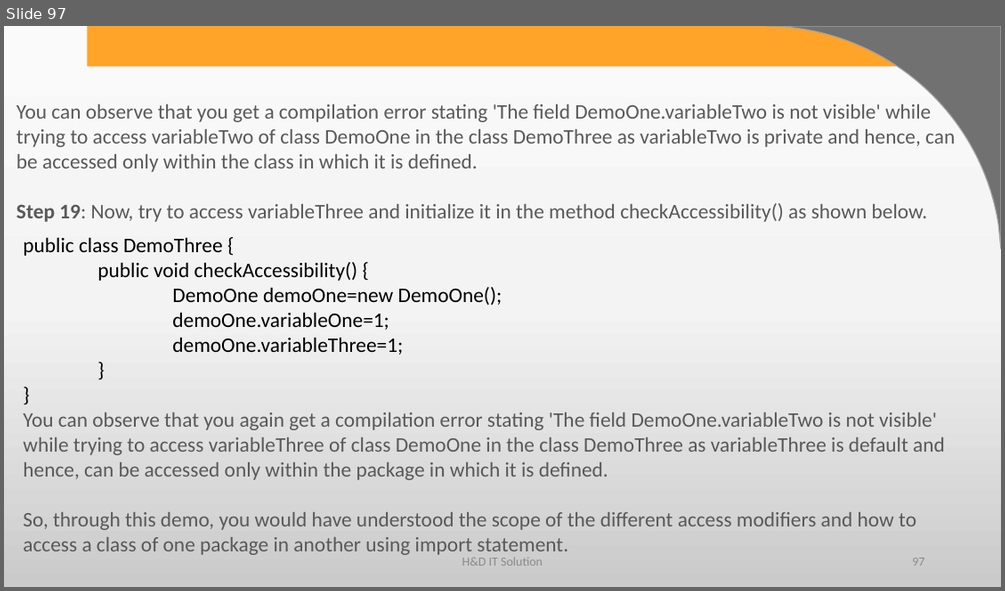
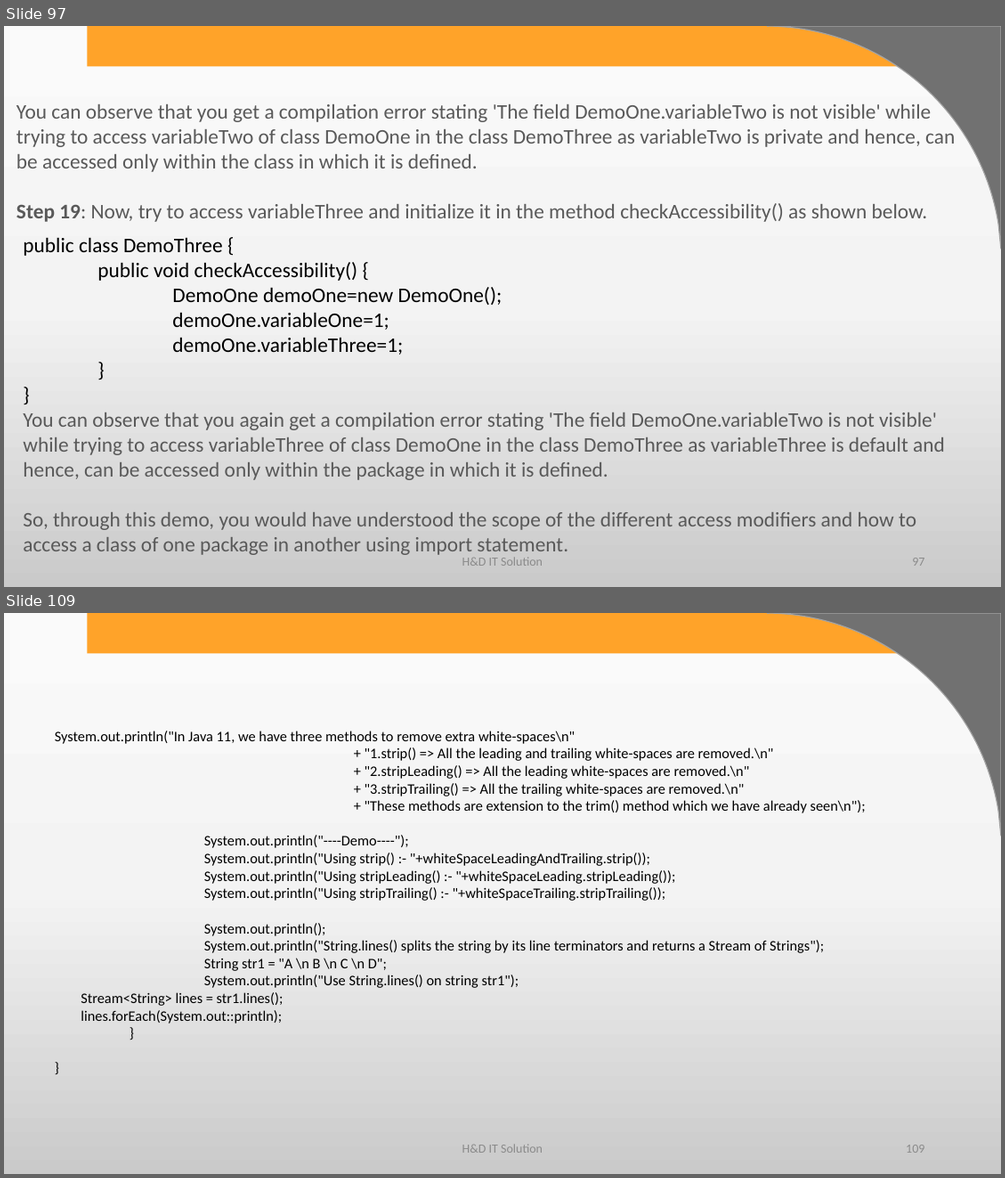
Before and after one commit to harshadasawant/infinite_code, a slide deck: ppt/JAVA syllabus.pptx. Shown one above the other, each under a label of ours: slide 97 before the commit, slides 97 and 109 after it; the slides between them are not shown. The pictures are 1005x591 and 1005x1178 pixels, drawn with LibreOffice and Linux fonts; fonts in the diff are those of the drawing; background and template pictures are left out. Boxes give left, top, right and bottom in pixels: in the first picture for what was removed or moved away, otherwise in the second. Text is boxed around its words. In the diff, an @@ line names an element or a change of style, - is before the commit and + after.

```diff
--- a/ppt/JAVA syllabus.pptx
+++ b/ppt/JAVA syllabus.pptx
@@ slide 109 added at (x1=4, y1=613, x2=1001, y2=1174), background gradient #FBFBFB to #F4F4F4 to #CBCBCB; not listed: 2 template elements that a slide beside it also shows @@
@@ text added at (x1=55, y1=730, x2=866, y2=1023), 14 pt, text #000000 @@
+System.out.println("In Java 11, we have three methods to remove extra white-spaces\n"
++ "1.strip() => All the leading and trailing white-spaces are removed.\n"
++ "2.stripLeading() => All the leading white-spaces are removed.\n"
++ "3.stripTrailing() => All the trailing white-spaces are removed.\n"
++ "These methods are extension to the trim() method which we have already seen\n");
+System.out.println("----Demo----");
+System.out.println("Using strip() :- "+whiteSpaceLeadingAndTrailing.strip());
+System.out.println("Using stripLeading() :- "+whiteSpaceLeading.stripLeading());
+System.out.println("Using stripTrailing() :- "+whiteSpaceTrailing.stripTrailing());
+System.out.println();
+System.out.println("String.lines() splits the string by its line terminators and returns a Stream of Strings");
+String str1 = "A \n B \n C \n D";
+System.out.println("Use String.lines() on string str1");
+Stream<String> lines = str1.lines();
+lines.forEach(System.out::println);
+}
+}
@@ text added at (x1=462, y1=1143, x2=542, y2=1152), 12 pt, text #8C8C8C @@
+H&D IT Solution
@@ page number added at (x1=906, y1=1144, x2=924, y2=1152), 12 pt, text #8C8C8C @@
+109
```
Also in this commit, not shown: 5 slides changed, 52 other slides added, 8 other files.
